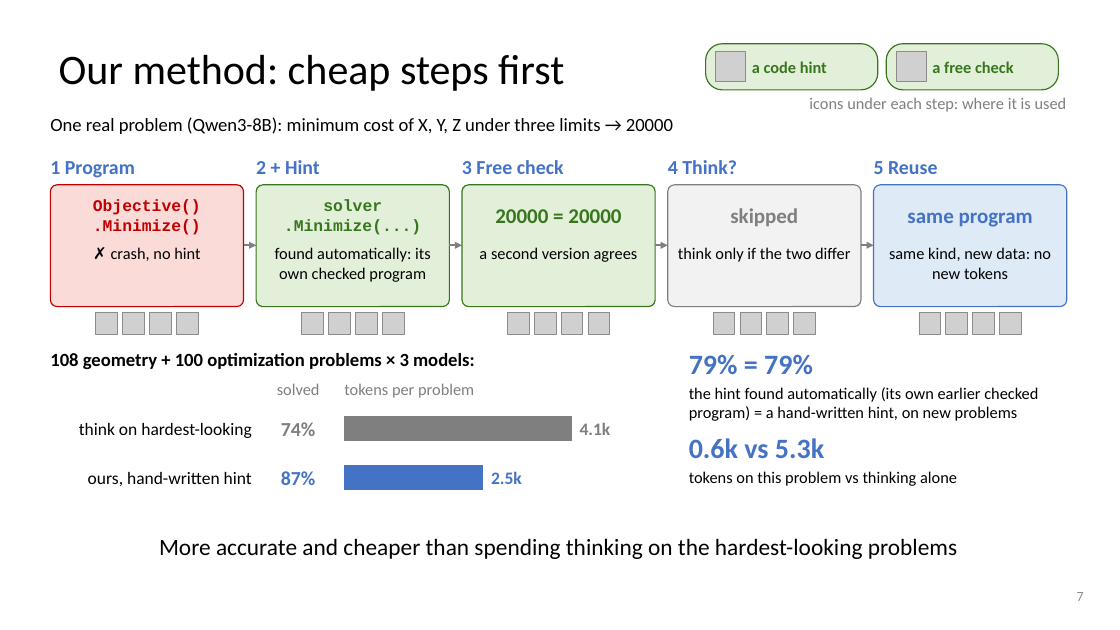
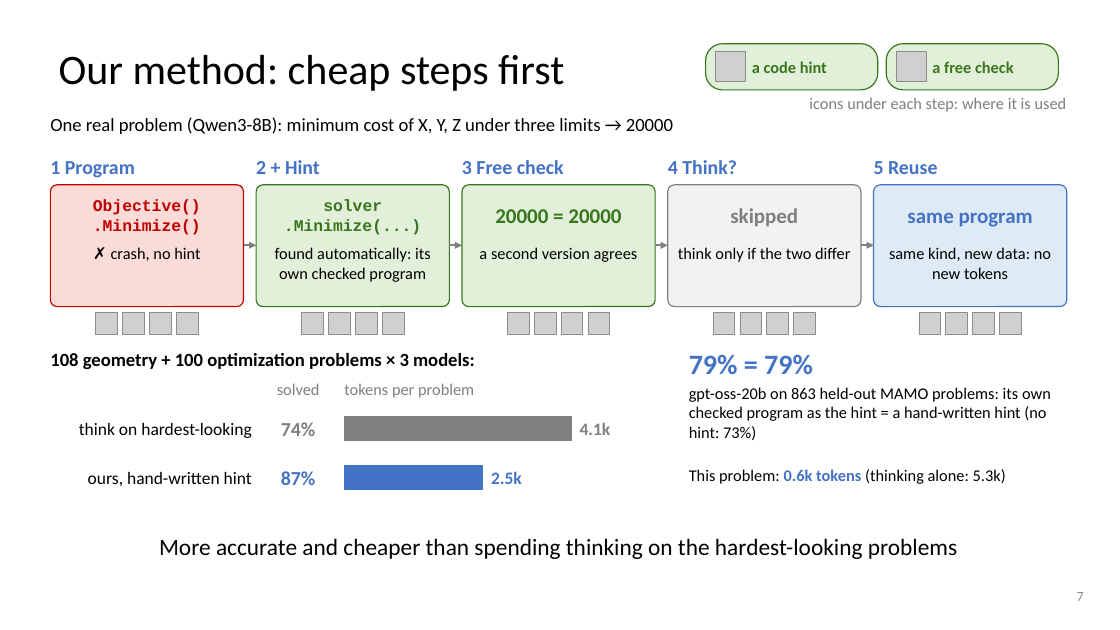
Before and after one commit to dlwns147/CSED490E_Project_Team5, a slide deck: slide 7 of Proposal_Team5.pptx. Drawn at 1120x630 pixels with LibreOffice and Linux fonts; fonts in the diff are those of the drawing; grey boxes stand for pictures. Boxes give left, top, right and bottom in pixels: in the first picture for what was removed or moved away, otherwise in the second. Text is boxed around its words. In the diff, an @@ line names an element or a change of style, - is before the commit and + after.

```diff
--- a/Proposal_Team5.pptx
+++ b/Proposal_Team5.pptx
@@ text at [689, 387, 1051, 440]: text changed @@
-the hint found automatically (its own earlier checked program) = a hand-written hint, on new problems
+gpt-oss-20b on 863 held-out MAMO problems: its own checked program as the hint = a hand-written hint (no hint: 73%)
@@ text at [689, 469, 1006, 484]: text changed; size 24 to 14 pt; text colour #4472C4 to #000000; bold off @@
-0.6k vs 5.3k
+This problem: 0.6k tokens (thinking alone: 5.3k)
@@ text removed at [689, 471, 957, 486] @@
-tokens on this problem vs thinking alone
```
Also in this commit, not shown: 1 other slide changed, 3 other files.
